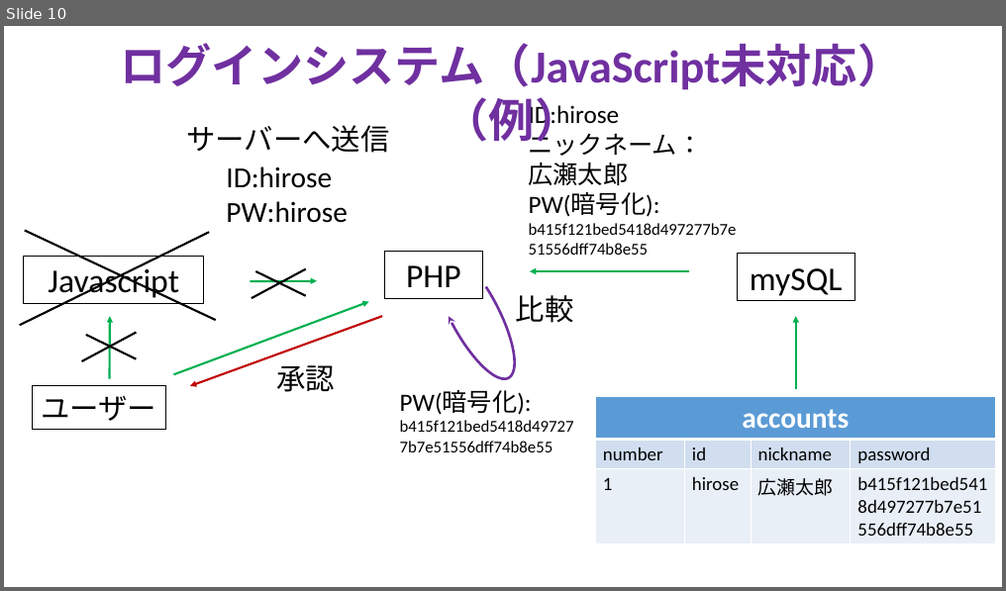
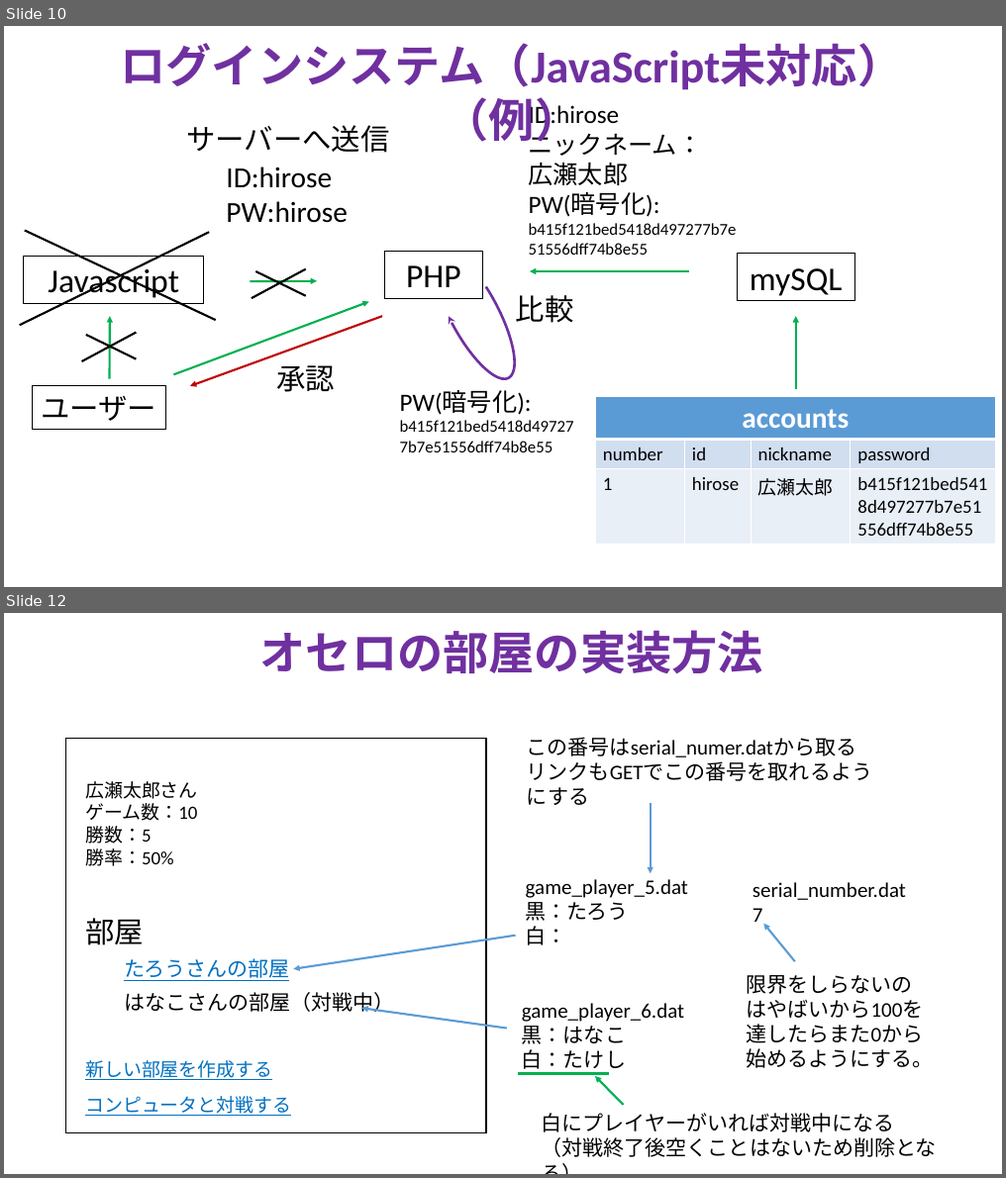
Before and after one commit to TakanoriOnuma/WebApplication, a slide deck: design/Webアプリケーションシステム.pptx. Shown one above the other, each under a label of ours: slide 10 before the commit, slides 10 and 12 after it; the slides between them are not shown. The pictures are 1006x591 and 1006x1178 pixels, drawn with LibreOffice and Linux fonts; fonts in the diff are those of the drawing. Boxes give left, top, right and bottom in pixels: in the first picture for what was removed or moved away, otherwise in the second. Text is boxed around its words. In the diff, an @@ line names an element or a change of style, - is before the commit and + after.

Commit message:
オセロの部屋の実装方法を書いた
実装方法のイメージを湧かせるために書いた。

```diff
--- a/design/Webアプリケーションシステム.pptx
+++ b/design/Webアプリケーションシステム.pptx
@@ slide 12 added at (4,613,1002,1174), background #FFFFFF @@
@@ text added at (260,630,763,674), 44 pt, text #7030A0, bold @@
+オセロの部屋の実装方法
@@ rectangle added at (66,738,486,1134), outline #000000 1 pt @@
@@ text added at (527,737,872,781), 20 pt, text #000000 @@
+この番号はserial_numer.datから取る
+リンクもGETでこの番号を取れるようにする
@@ text added at (85,781,197,866), 18 pt, text #000000 @@
+広瀬太郎さん
+ゲーム数：10
+勝数：5
+勝率：50%
@@ arrow added from (650, 803) to (650, 873), #5B9BD5 2 pt @@
@@ text added at (526,879,688,946), 20 pt, text #000000 @@
+game_player_5.dat
+黒：たろう
+白：
@@ text added at (752,882,906,922), 20 pt, text #000000 @@
+serial_number.dat
+7
@@ text added at (85,918,144,946), 28 pt, text #000000 @@
+部屋
@@ arrow added from (515, 936) to (294, 969), #5B9BD5 2 pt @@
@@ arrow added from (795, 961) to (764, 924), #5B9BD5 2 pt @@
@@ text added at (124,959,289,981), 20 pt, text #0070C0, underline @@
+たろうさんの部屋
@@ text added at (124,992,394,1014), 20 pt, text #000000 @@
+はなこさんの部屋（対戦中）
@@ text added at (746,975,933,1068), 20 pt, text #000000 @@
+限界をしらないのはやばいから100を達したらまた0から始めるようにする。
@@ arrow added from (507, 1029) to (361, 1008), #5B9BD5 2 pt @@
@@ text added at (522,1003,684,1069), 20 pt, text #000000 @@
+game_player_6.dat
+黒：はなこ
+白：たけし
@@ text added at (85,1060,272,1080), 18 pt, text #0070C0, underline @@
+新しい部屋を作成する
@@ line added from (519, 1074) to (610, 1074), #00B050 2 pt @@
@@ arrow added from (623, 1105) to (595, 1076), #00B050 2 pt @@
@@ text added at (85,1096,291,1116), 18 pt, text #0070C0, underline @@
+コンピュータと対戦する
@@ text added at (542,1113,937,1157), 20 pt, text #000000 @@
+白にプレイヤーがいれば対戦中になる
+（対戦終了後空くことはないため削除となる）
```
Also in this commit, not shown: 1 other slide added.
